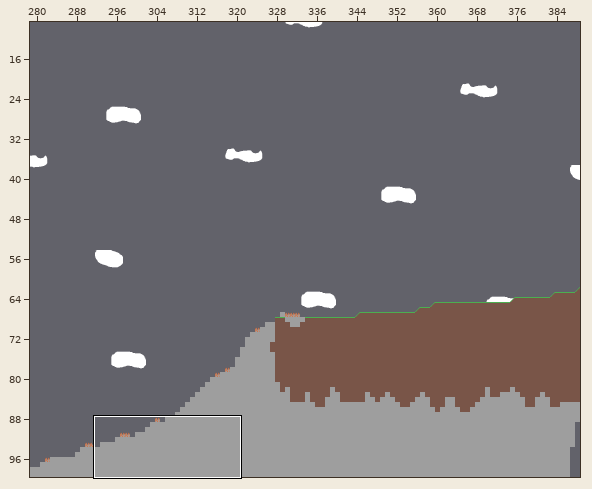
One commit to this Tiled map: maps/1.1.tmx. The picture above shows the old version from afar; the outline marks the close-up.
Close-up. First the earlier version:
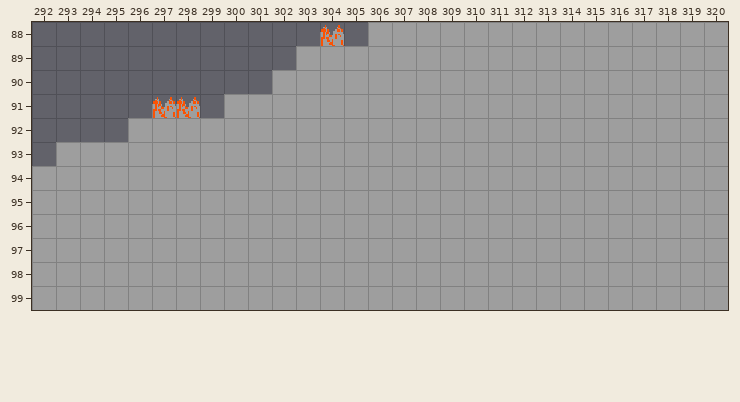
Cells are 16x16 px. Shown: x 292..320, y 88..99. The commit also changed other parts of the map, which this record leaves out.
Now the later version:
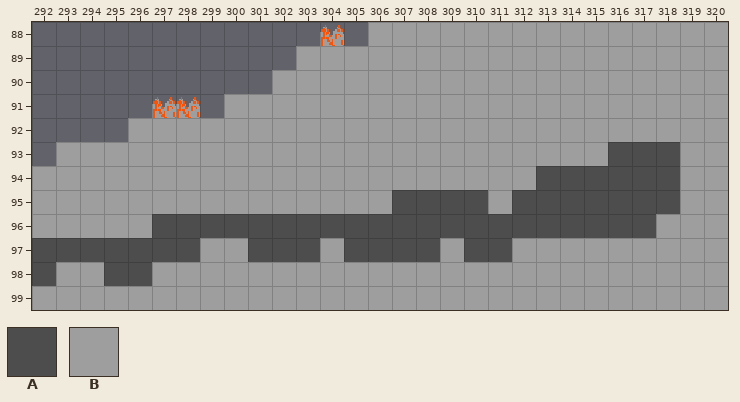
Key: from "Testing Tiles": A 3 "DarkStone", B 6 "Stone".
_ is an empty cell.
Change:
Layer "Background":
y 93: x 316..318 ___ -> AAA
y 95: x 307..310 ____ -> AAAA; x 312..314 ___ -> AAA
y 96: x 297..317 _____________________ -> AAAAAAAAAAAAAAAAAAAAA
y 97: x 292..298 _______ -> AAAAAAA; x 301..303 ___ -> AAA; x 305..308 ____ -> AAAA; x 310..311 __ -> AA
y 98: x 292 _ -> A; x 295..296 __ -> AA
Layer "Platforms":
y 93: x 316..318 BBB -> ___
y 94: x 313..318 BBBBBB -> ______
y 95: x 307..310 BBBB -> ____; x 312..318 BBBBBBB -> _______
y 96: x 297..317 BBBBBBBBBBBBBBBBBBBBB -> _____________________
y 97: x 292..298 BBBBBBB -> _______; x 301..303 BBB -> ___; x 305..308 BBBB -> ____; x 310..311 BB -> __
y 98: x 292 B -> _; x 295..296 BB -> __
Where, in picture pixels (left, top, right, bottom), the same in both close-ups:
changed: (32, 142, 680, 286)
